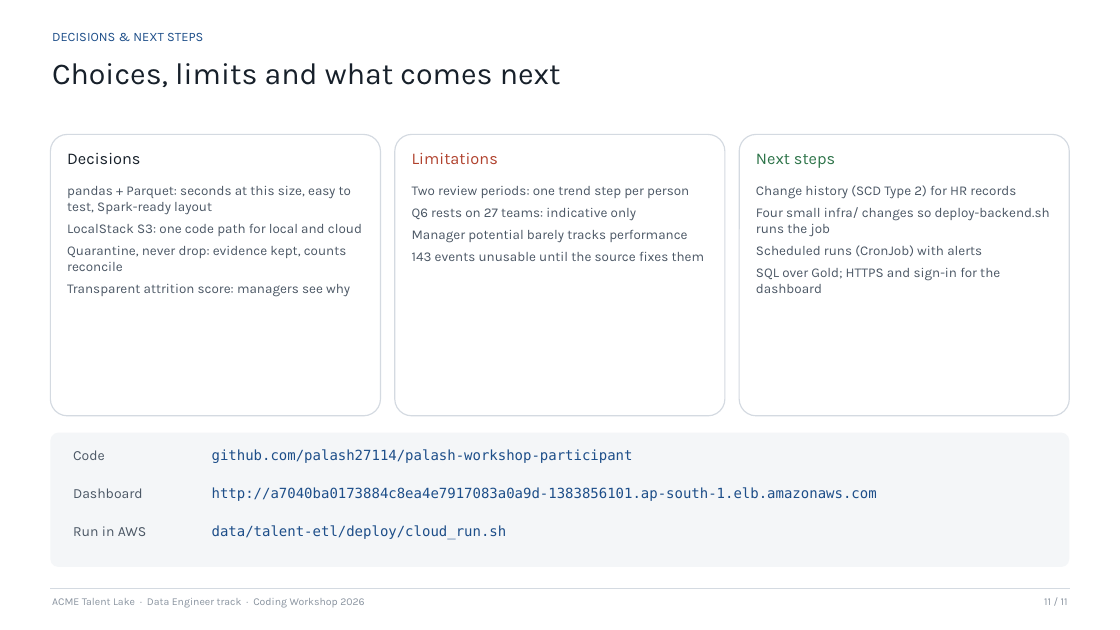
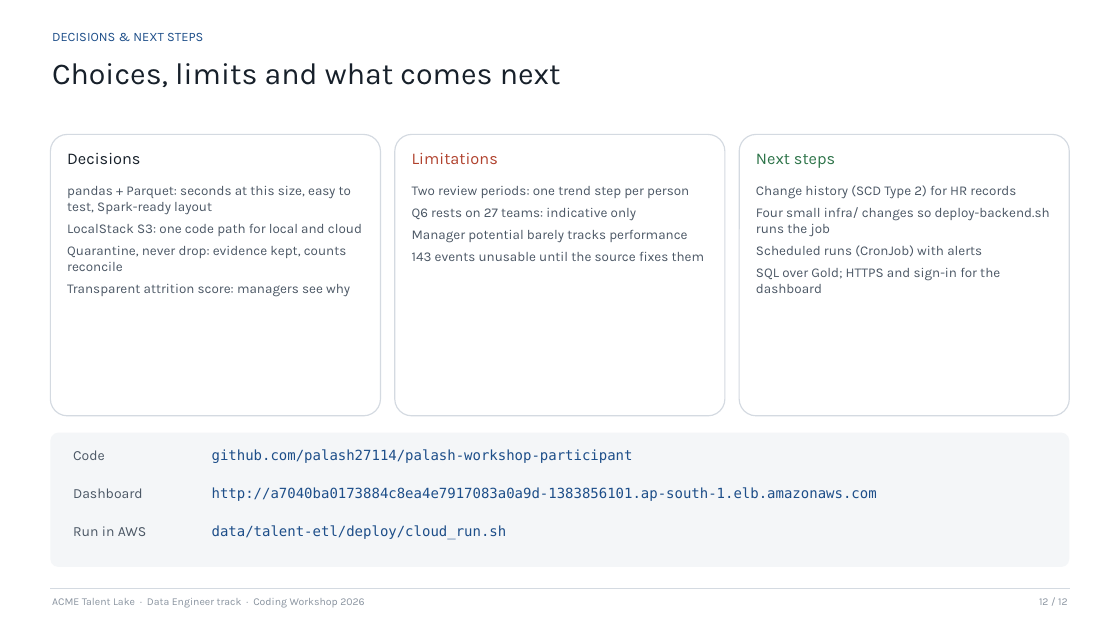
Before and after one commit to palash27114/palash-workshop-participant, a slide deck: slide 12 of data/talent-etl/presentation/ACME_Talent_Lake.pptx (slide 11 before the commit). Drawn at 1120x630 pixels with LibreOffice and Linux fonts; fonts in the diff are those of the drawing. Boxes give left, top, right and bottom in pixels: in the first picture for what was removed or moved away, otherwise in the second. Text is boxed around its words. In the diff, an @@ line names an element or a change of style, - is before the commit and + after.

```diff
--- a/data/talent-etl/presentation/ACME_Talent_Lake.pptx
+++ b/data/talent-etl/presentation/ACME_Talent_Lake.pptx
@@ text at (1039, 598, 1068, 605): text changed @@
-11 / 11
+12 / 12
```
Also in this commit, not shown: 9 other slides changed, 1 slide added, 1 other file.
